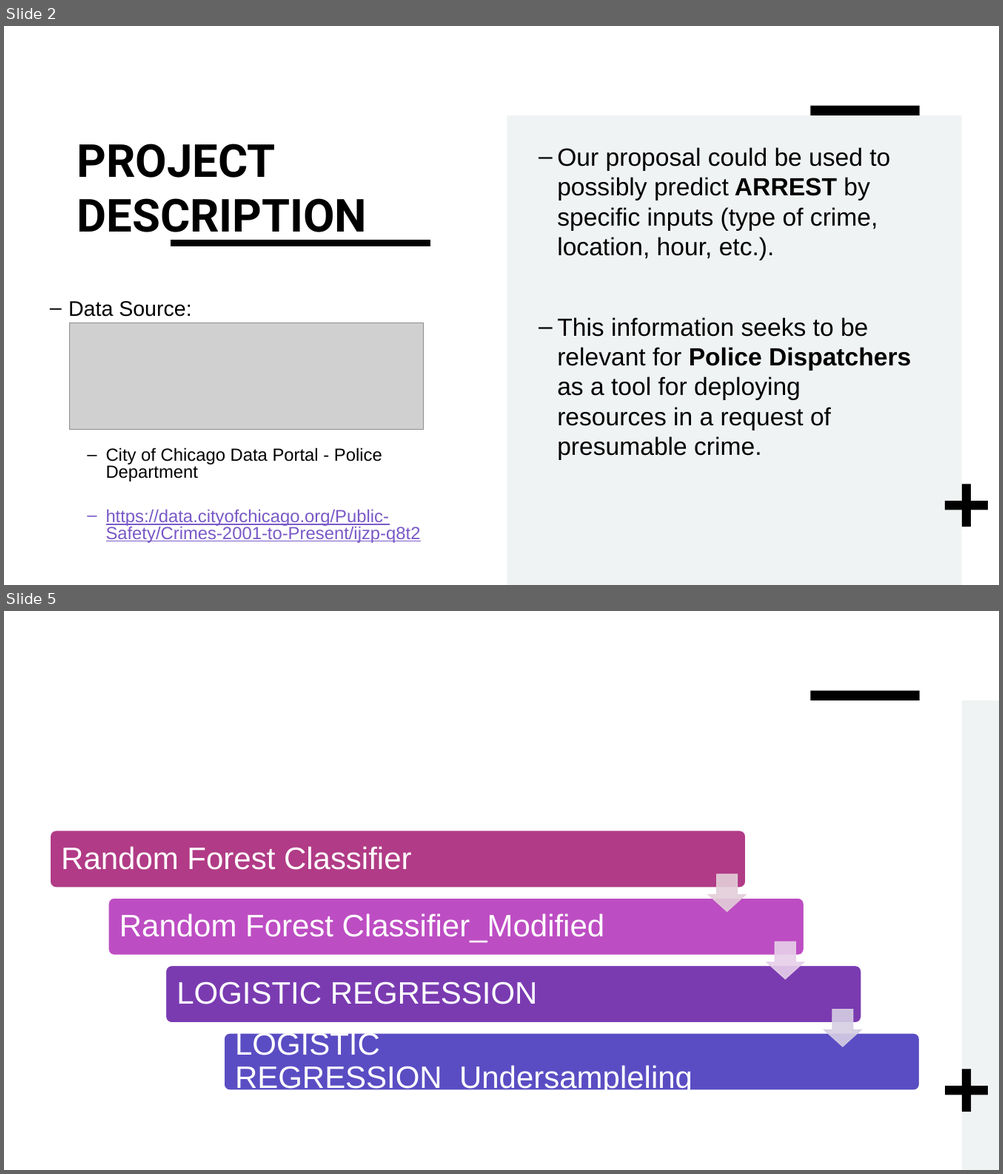
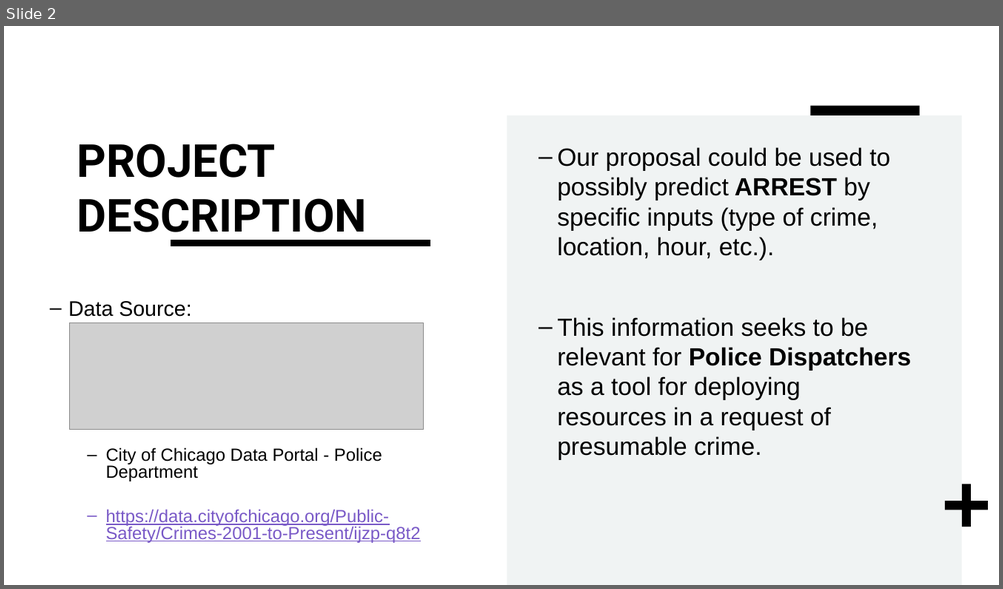
Before and after one commit to Karla-Flores/Arrests-Predictor, a slide deck: Group 2 - Arrest predictor.pptx. Shown one above the other, each under a label of ours: slides 2 and 5 before the commit, slide 2 after it; the slides between them are not shown. The pictures are 1003x1174 and 1003x589 pixels, drawn with LibreOffice and Linux fonts; fonts in the diff are those of the drawing; grey boxes stand for pictures. Boxes give left, top, right and bottom in pixels: in the first picture for what was removed or moved away, otherwise in the second. Text is boxed around its words. In the diff, an @@ line names an element or a change of style, - is before the commit and + after.

```diff
--- a/Group 2 - Arrest predictor.pptx
+++ b/Group 2 - Arrest predictor.pptx
@@ slide 5 removed at <box>4,611,999,1170</box>, background #FFFFFF; not listed: 2 template elements that a slide beside it also shows @@
@@ rectangle removed at <box>962,701,999,1170</box> @@
@@ group removed at <box>51,830,919,1095</box>: 4 rounded rectangles, 4 texts, 3 down arrows @@
-Random Forest Classifier
-Random Forest Classifier_Modified
-LOGISTIC REGRESSION
-LOGISTIC REGRESSION_Undersampleling
```
Also in this commit, not shown: 3 slides changed, 1 slide added, 3 other slides removed.
